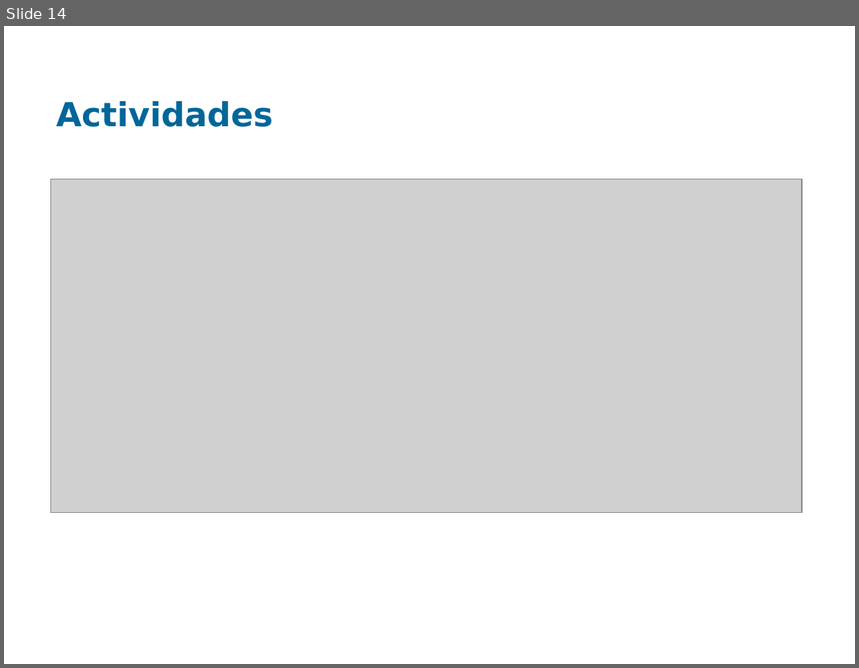
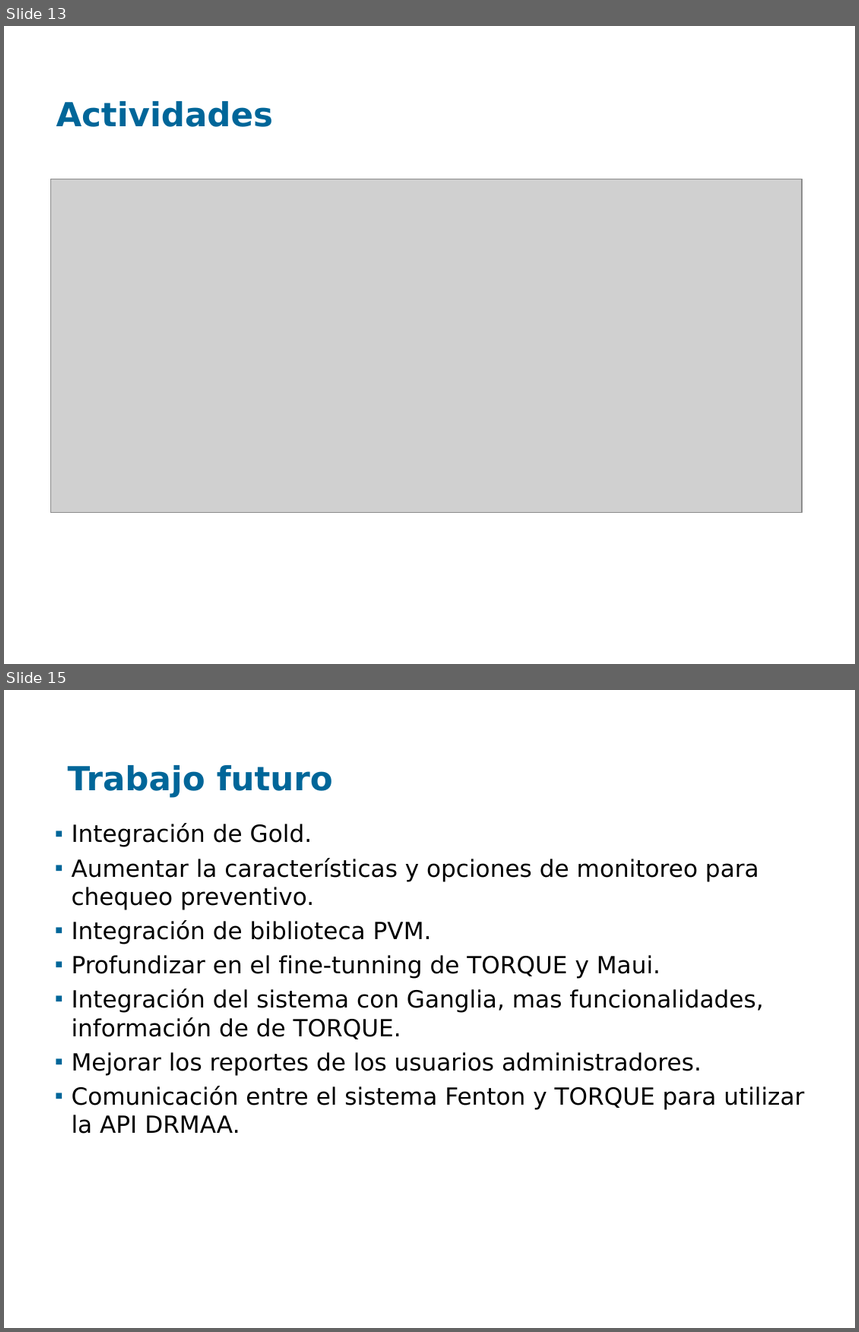
Before and after one commit to santiago-iturriaga/pgruso2007, a slide deck: Documentacion/Presentación Fenton - Paulo.ppt. Shown one above the other, each under a label of ours: slide 14 before the commit, slides 13 and 15 after it; the slides between them are not shown. The pictures are 859x668 and 859x1332 pixels, drawn with LibreOffice and Linux fonts; fonts in the diff are those of the drawing; grey boxes stand for pictures; background and template pictures are left out. Boxes give left, top, right and bottom in pixels: in the first picture for what was removed or moved away, otherwise in the second. Text is boxed around its words. In the diff, an @@ line names an element or a change of style, - is before the commit and + after.

```diff
--- a/Documentacion/Presentación Fenton - Paulo.ppt
+++ b/Documentacion/Presentación Fenton - Paulo.ppt
@@ slide 15 added at (4,690,855,1328), background picture (left out) @@
@@ title added at (68,765,333,798), 28 pt, text #006699, bold @@
+Trabajo futuro
@@ text added at (72,823,804,1134), 20 pt, text #000000 @@
+▪ Integración de Gold.
+▪ Aumentar la características y opciones de monitoreo para chequeo preventivo.
+▪ Integración de biblioteca PVM.
+▪ Profundizar en el fine-tunning de TORQUE y Maui.
+▪ Integración del sistema con Ganglia, mas funcionalidades, información de de TORQUE.
+▪ Mejorar los reportes de los usuarios administradores.
+▪ Comunicación entre el sistema Fenton y TORQUE para utilizar la API DRMAA.
@@ what was slide 14 is now slide 13 @@
```
Also in this commit, not shown: 8 slides changed, 2 other slides added, 2 other files.
